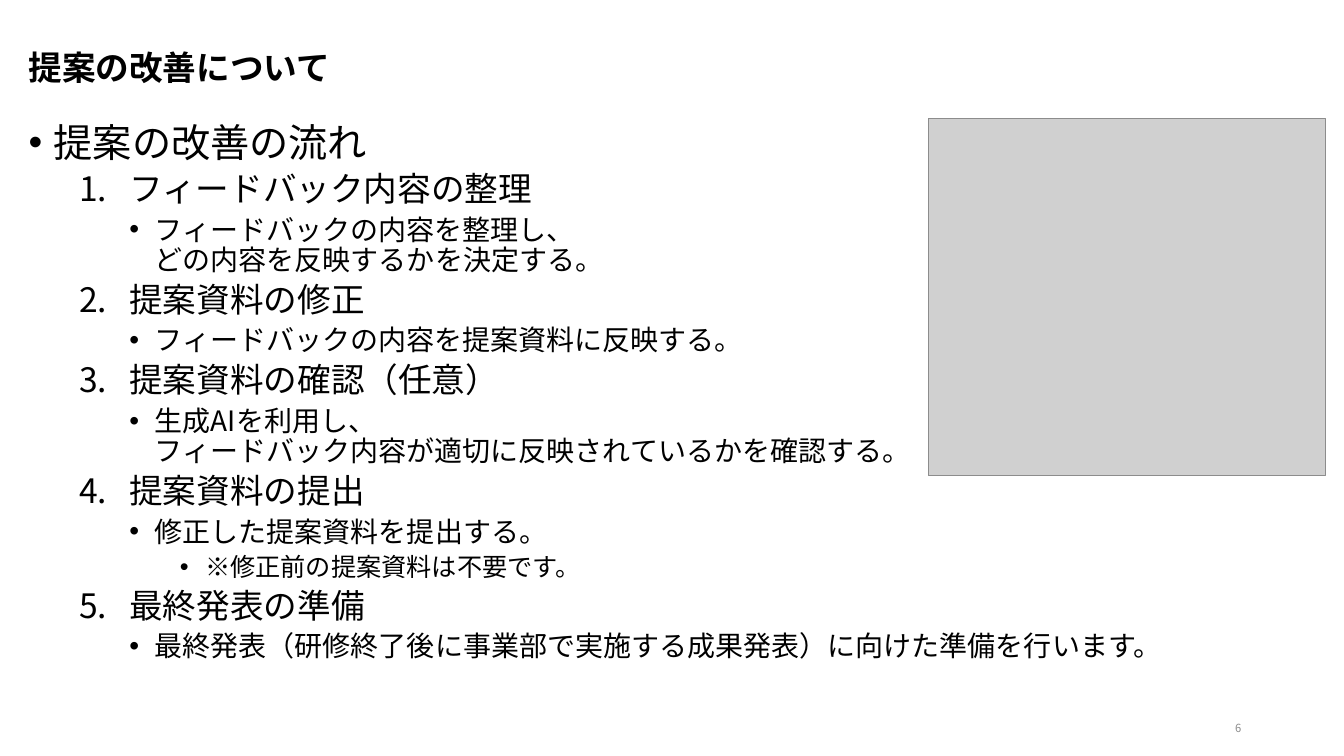
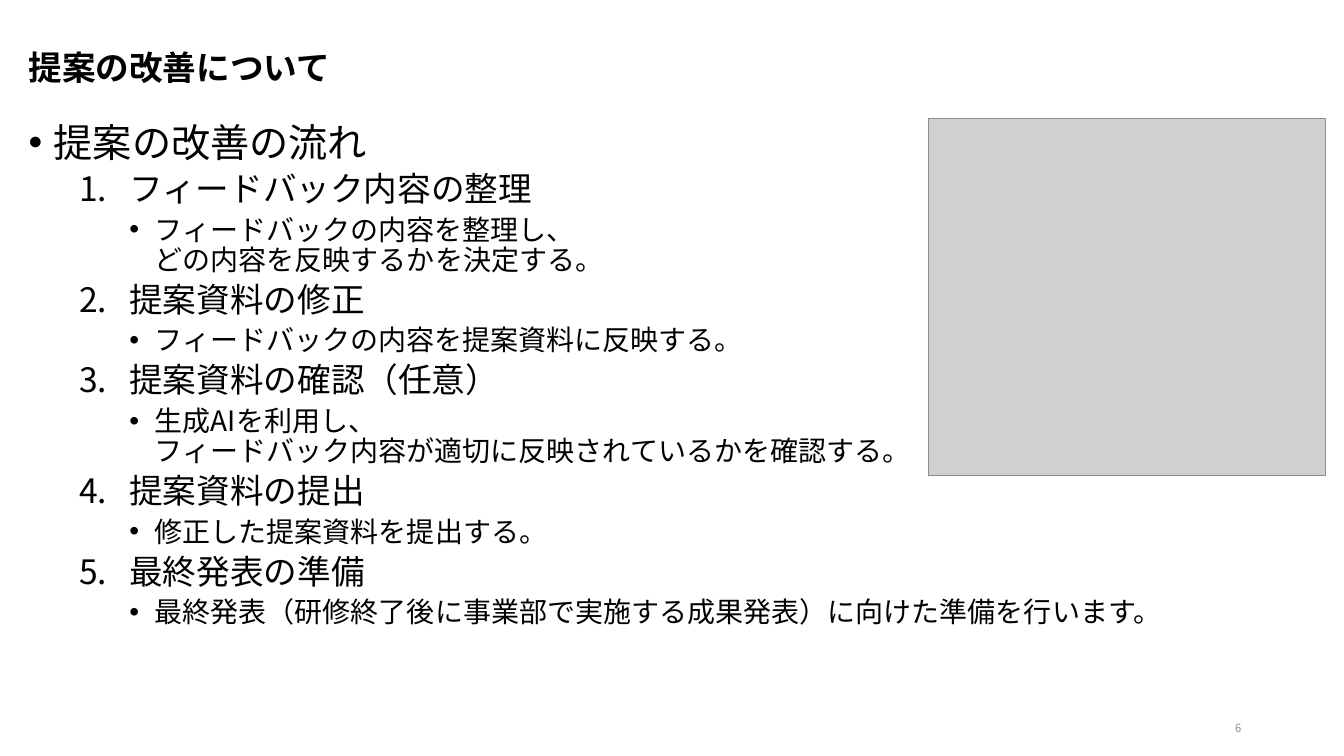
Before and after one commit to nishida2073/ai_navive, a slide deck: slide 6 of 00_オリエンテーション/【AI Native研修-提案】研修の概要.pptx. Drawn at 1344x756 pixels with LibreOffice and Linux fonts; fonts in the diff are those of the drawing; grey boxes stand for pictures. Boxes give left, top, right and bottom in pixels: in the first picture for what was removed or moved away, otherwise in the second. Text is boxed around its words. In the diff, an @@ line names an element or a change of style, - is before the commit and + after.

```diff
--- a/00_オリエンテーション/【AI Native研修-提案】研修の概要.pptx
+++ b/00_オリエンテーション/【AI Native研修-提案】研修の概要.pptx
@@ text at (205, 554, 580, 578): paragraph removed @@
-      • ※修正前の提案資料は不要です。
```
Also in this commit, not shown: 1 other slide changed, 1 slide added.
